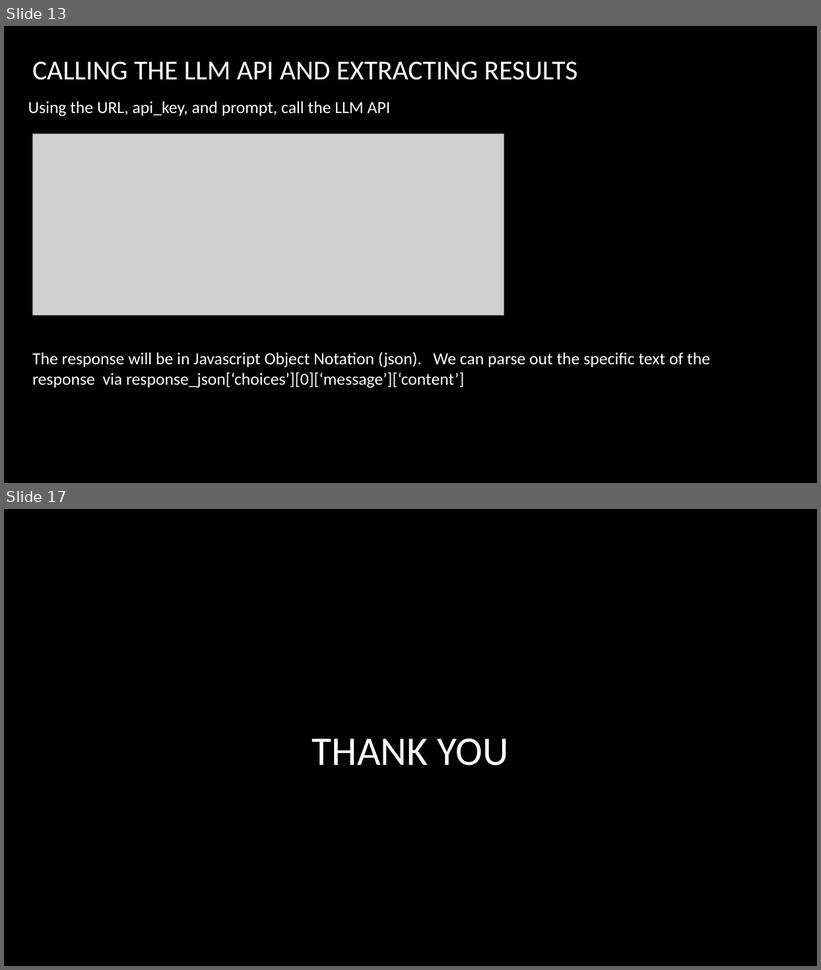
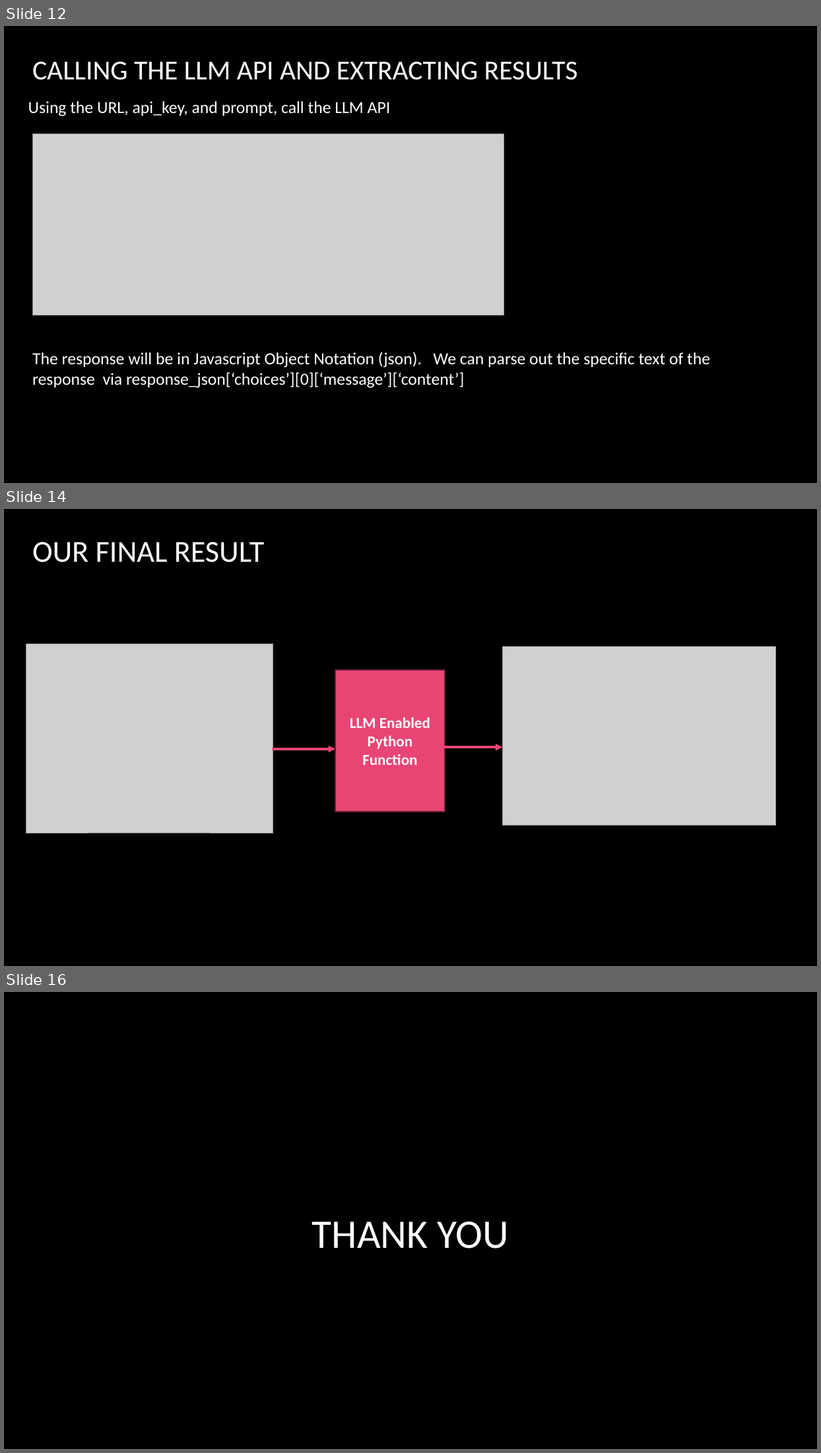
Before and after one commit to jshipway/jupyter-notebooks, a slide deck: John Shipway - Calling LLM from Python.pptx. Shown one above the other, each under a label of ours: slides 13 and 17 before the commit, slides 12, 14 and 16 after it; the slides between them are not shown. The pictures are 821x970 and 821x1453 pixels, drawn with LibreOffice and Linux fonts; fonts in the diff are those of the drawing; grey boxes stand for pictures; background and template pictures are left out. Boxes give left, top, right and bottom in pixels: in the first picture for what was removed or moved away, otherwise in the second. Text is boxed around its words. In the diff, an @@ line names an element or a change of style, - is before the commit and + after.

```diff
--- a/John Shipway - Calling LLM from Python.pptx
+++ b/John Shipway - Calling LLM from Python.pptx
@@ slide 14 added at [4,509,817,966], background picture (left out) @@
@@ title added at [32,542,264,562], 36 pt, text #FFFFFF @@
+OUR FINAL RESULT
@@ picture added at [26,644,273,834] @@
@@ picture added at [502,647,776,826] @@
@@ rectangle added at [335,670,444,811], fill #E84574, outline #661E33 1.5 pt, 18 pt, text #FFFFFF, bold @@
+LLM Enabled Python Function
@@ arrow added from (273, 749) to (335, 749), #E84574 2.75 pt @@
@@ arrow added from (445, 747) to (502, 747), #E84574 2.75 pt @@
@@ what was slide 13 is now slide 12 @@
@@ what was slide 17 is now slide 16 @@
```
Also in this commit, not shown: 7 slides changed, 1 slide removed, 1 other file.
